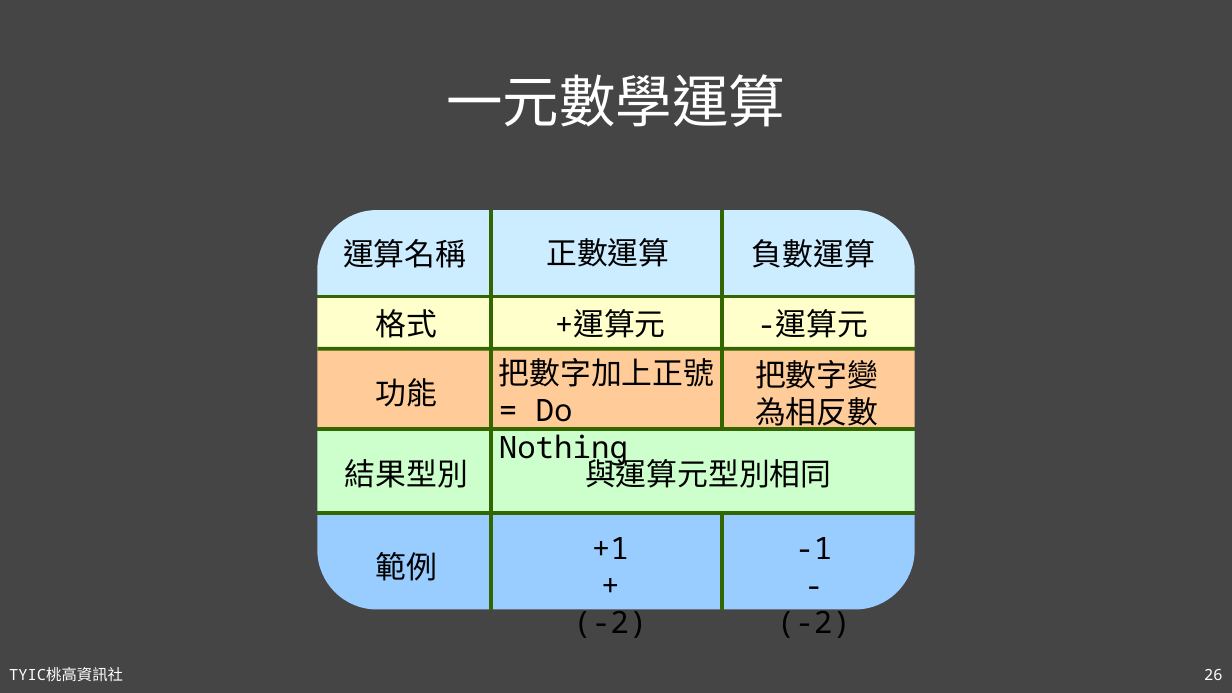
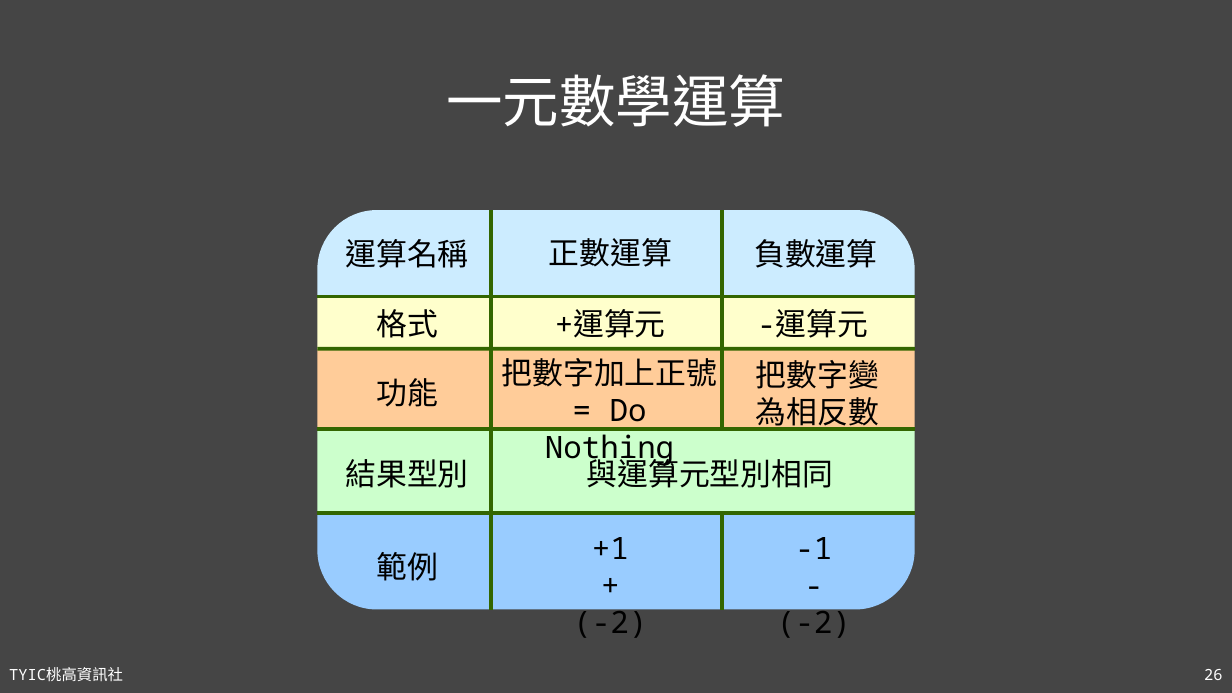
Before and after one commit to TYSHIC/slides, a slide deck: slide 26 of powerpoint/04_初探Java.pptx. Drawn at 1232x693 pixels with LibreOffice and Linux fonts; fonts in the diff are those of the drawing. Boxes give left, top, right and bottom in pixels: in the first picture for what was removed or moved away, otherwise in the second. Text is boxed around its words. In the diff, an @@ line names an element or a change of style, - is before the commit and + after.

```diff
--- a/powerpoint/04_初探Java.pptx
+++ b/powerpoint/04_初探Java.pptx
@@ alignment left to centre in 5 elements at (754,239,877,268), (587,454,833,488), (549,238,672,267), (502,358,718,467), (346,239,469,268) @@
```
Also in this commit, not shown: 11 other slides changed, 5 slides added, 1 slide removed, 4 other files.
